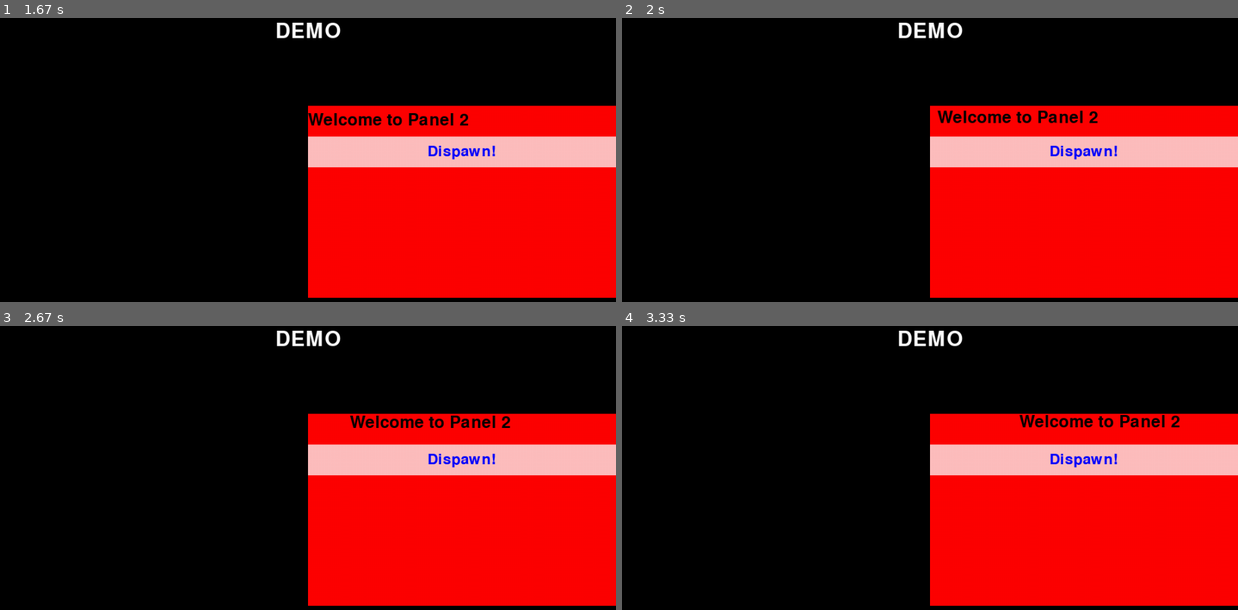
Above: before the commit, frames 1-4 (two rows, left to right).
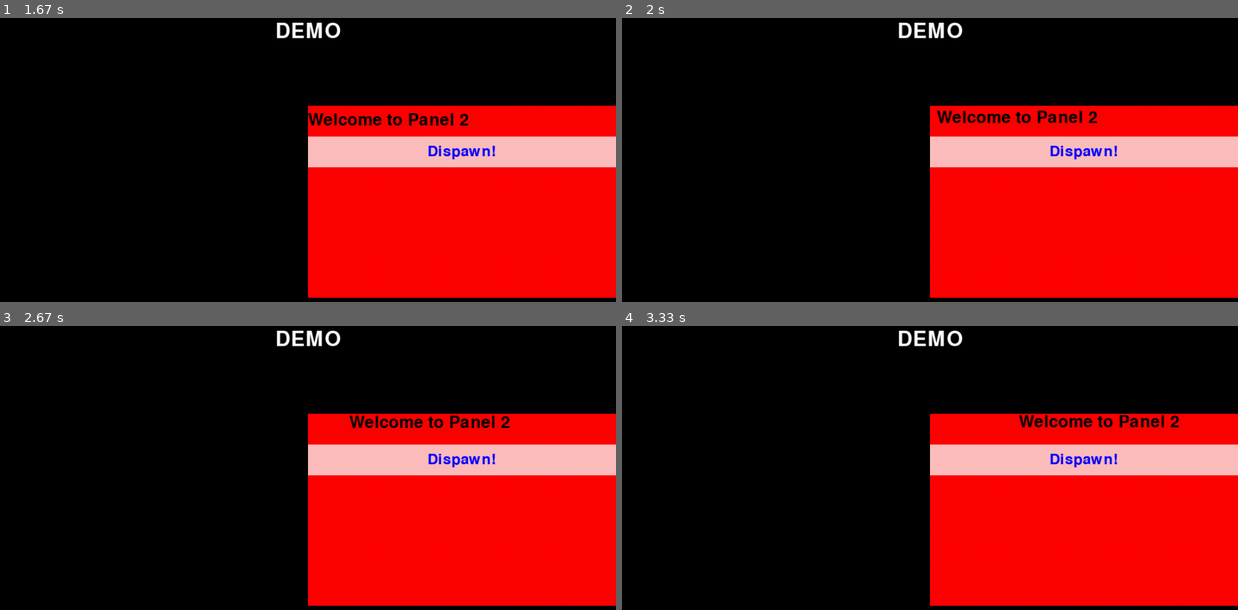
Above: after the commit, the same moments.

Repository: johannesbenjohannes/BlueSquer
Game: pygame game, started from pygame_ui.py
Same seed, same stepped clock (60 frames per second), same inputs: the game is played once before the commit and once after it.
Inputs (mouse positions are in pixels of both pictures, inside the frame that each line leads up to):
- Up to frame 1 (1.67 s): click (117, 145) at 1.38 s
- Up to frame 2 (2 s): no input
- Up to frame 3 (2.67 s): no input
- Up to frame 4 (3.33 s): click (1084, 459) at 2.72 s; click (911, 445) at 3.05 s

Frame 1 is identical in both runs. In frame 2, 0.4% of the frame differs, in the area x 51-78%, y 32-38%; in frame 3, 0.4%; in frame 4, 0.4%.

Commit message:
gameplay update

Diff:
--- a/gameplay.py
+++ b/gameplay.py
@@ -202,14 +202,14 @@
 
     def addPlayer(self, plr: Player):
         self.players.append(plr)
-        self.add(plr.character)
+        self.simulate(plr.character)
 
     def removePlayer(self, plr: Player):
         self.players.remove(plr)
         self.remove(plr.character)
 
 
-    def add(self, *objs: GameObject):
+    def simulate(self, *objs: GameObject):
         for obj in objs:
             if not isinstance(obj, GameObject):
                 raise ValueError(f"{obj.__class__.__name__} cannot be simulated")
--- a/pygame_ui.py
+++ b/pygame_ui.py
@@ -486,7 +486,7 @@
         window.blit(ui_layer.surface, (0, 0))
 
         pygame.display.flip()
-        clock.tick(500)
+        clock.tick(60)
 
 
 if __name__=="__main__":
--- a/sprite.py
+++ /dev/null
@@ -1,55 +0,0 @@
-import pygame, sys
-from pygame.time import Clock
-from pygame import Surface
-
-pygame.init()
-
-# def draw_sprite(surface: Surface):
-
-
-def main():
-    size = WIDTH, HEIGHT = 800, 800
-    window = pygame.display.set_mode(size)
-    window.set_alpha(255)
-    clock = Clock()
-
-    color = (255, 0, 0)
-    cx = 35
-    cy = 35
-    spriteSize = 800/70
-
-    sprite = Surface(size, pygame.SRCALPHA)
-    sprite.set_alpha(255)
-    pygame.draw.ellipse
-    pygame.draw.ellipse(sprite, color, ((cx - 12)*spriteSize, (cy - 18)*spriteSize, (24)*spriteSize, (38)*spriteSize))   # body
-    pygame.draw.ellipse(sprite, color, ((cx - 30)*spriteSize, (cy - 6)*spriteSize, (18)*spriteSize, (12)*spriteSize))   # left claw
-    pygame.draw.ellipse(sprite, color, ((cx + 12)*spriteSize, (cy - 6)*spriteSize, (18)*spriteSize, (12)*spriteSize))   # right claw
-    pygame.draw.line(sprite, color, (WIDTH/2-25, HEIGHT/2-150), (WIDTH/2-200, HEIGHT/2-500), 15)
-    pygame.draw.line(sprite, color, (WIDTH/2+22, HEIGHT/2-150), (WIDTH/2+200, HEIGHT/2-500), 15)
-    # pygame.draw.line(sprite, color, ((cx - 6)*spriteSize, (cy - 22)*spriteSize), ((cx - 20)*spriteSize, (cy - 38)*spriteSize), 30)  # antennae
-    # pygame.draw.line(sprite, color, ((cx + 6)*spriteSize, (cy - 22)*spriteSize), ((cx + 20)*spriteSize, (cy - 38)*spriteSize), 30)
-    pygame.draw.ellipse(sprite, color, ((cx - 8)*spriteSize, (cy + 20)*spriteSize, (16)*spriteSize, (10)*spriteSize))    # tail
-
-    pygame.image.save(sprite, "sprites\\lobsta.png")
-
-    firstPass = True
-
-    while True:
-        for event in pygame.event.get():
-            if event.type == pygame.QUIT:
-                pygame.quit()
-                sys.exit()
-
-        window.fill((0, 0, 0, 255))
-
-        window.blit(sprite, (0, 0))
-
-        if firstPass:
-            firstPass = False
-            # pygame.image.save(window, "sprites\\lobsta.png")
-
-        pygame.display.flip()
-        clock.tick(60)
-
-if __name__=="__main__":
-    main()
Not shown, changed: .gitignore
